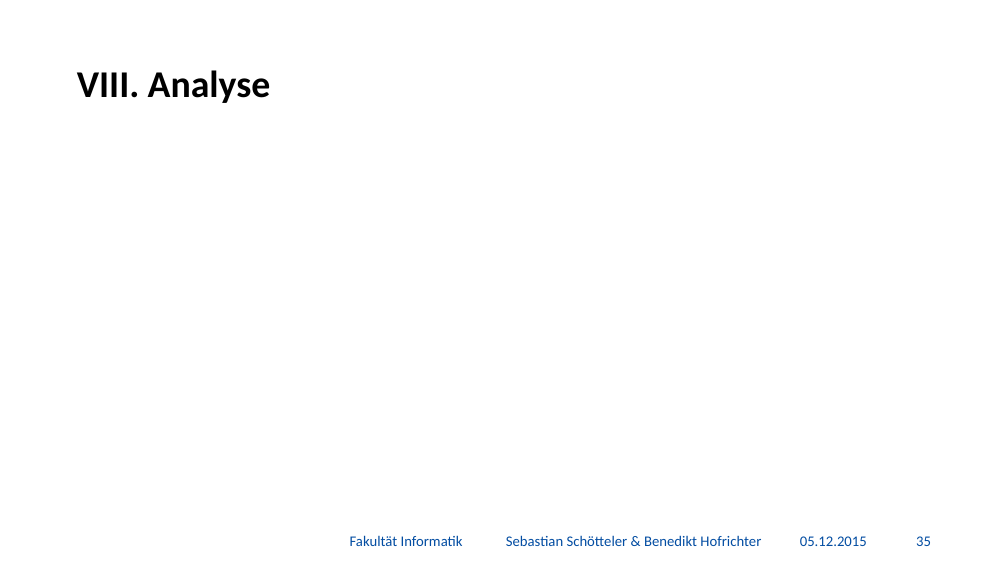
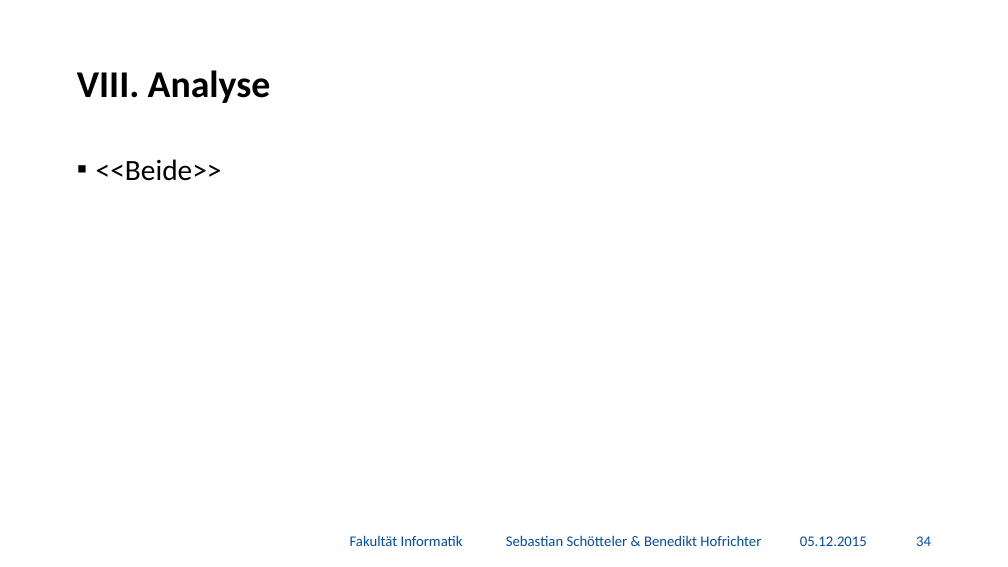
Before and after one commit to BenediktGitGit/soco15, a slide deck: slide 35 of 3b) Vortrag/Präsentation.pptx (slide 36 before the commit). Drawn at 1008x567 pixels with LibreOffice and Linux fonts; fonts in the diff are those of the drawing; background and template pictures are left out. Boxes give left, top, right and bottom in pixels: in the first picture for what was removed or moved away, otherwise in the second. Text is boxed around its words. In the diff, an @@ line names an element or a change of style, - is before the commit and + after.

```diff
--- a/3b) Vortrag/Präsentation.pptx
+++ b/3b) Vortrag/Präsentation.pptx
@@ text added at (96, 159, 222, 181), 28 pt, text #000000 @@
+▪ <<Beide>>
@@ page number at (916, 536, 931, 546): text changed @@
-35
+34
```
Also in this commit, not shown: 5 other slides changed, 2 slides removed, 1 other file.
